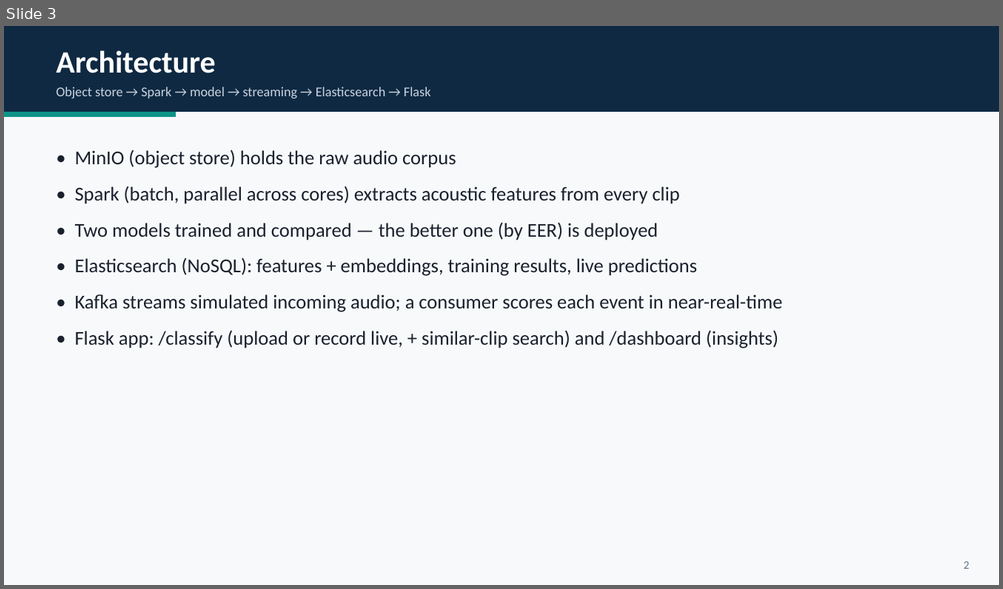
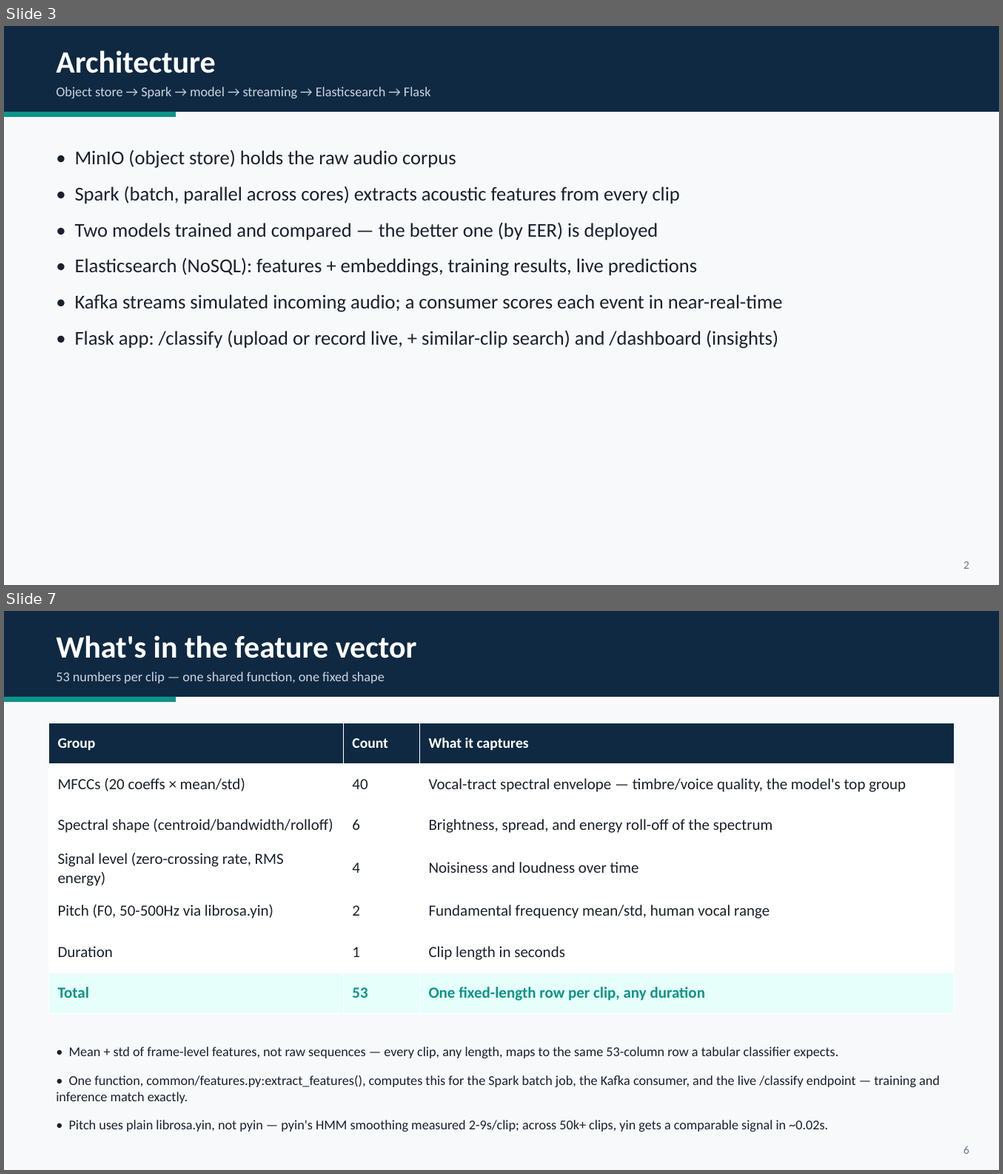
Before and after one commit to HadarBaum/asvspoof-voice-ai, a slide deck: docs/slides/slides.pptx. Shown one above the other, each under a label of ours: slide 3 before the commit, slides 3 and 7 after it; the slides between them are not shown. The pictures are 1003x589 and 1003x1174 pixels, drawn with LibreOffice and Linux fonts; fonts in the diff are those of the drawing. Boxes give left, top, right and bottom in pixels: in the first picture for what was removed or moved away, otherwise in the second. Text is boxed around its words. In the diff, an @@ line names an element or a change of style, - is before the commit and + after.

```diff
--- a/docs/slides/slides.pptx
+++ b/docs/slides/slides.pptx
@@ slide 7 added at (4, 611, 999, 1170), background #F7F9FB @@
@@ rectangle added at (4, 611, 999, 697), fill #0F2942 @@
@@ text added at (56, 635, 417, 658), 30 pt, text #FFFFFF, bold @@
+What's in the feature vector
@@ text added at (56, 672, 384, 684), 13 pt, text #CBD5E1 @@
+53 numbers per clip — one shared function, one fixed shape
@@ rectangle added at (4, 697, 176, 702), fill #0D9488 @@
@@ table added at (48, 723, 954, 1010), 7 rows, 3 columns @@
+Group | Count | What it captures
+MFCCs (20 coeffs × mean/std) | 40 | Vocal-tract spectral envelope — timbre/voice quality, the model's top group
+Spectral shape (centroid/bandwidth/rolloff) | 6 | Brightness, spread, and energy roll-off of the spectrum
+Signal level (zero-crossing rate, RMS energy) | 4 | Noisiness and loudness over time
+Pitch (F0, 50-500Hz via librosa.yin) | 2 | Fundamental frequency mean/std, human vocal range
+Duration | 1 | Clip length in seconds
+Total | 53 | One fixed-length row per clip, any duration
@@ text added at (56, 1047, 939, 1132), 13 pt, text #1A202C @@
+• Mean + std of frame-level features, not raw sequences — every clip, any length, maps to the same 53-column row a tabular classifier expects.
+• One function, common/features.py:extract_features(), computes this for the Spark batch job, the Kafka consumer, and the live /classify endpoint — training and inference match exactly.
+• Pitch uses plain librosa.yin, not pyin — pyin's HMM smoothing measured 2-9s/clip; across 50k+ clips, yin gets a comparable signal in ~0.02s.
@@ text added at (963, 1146, 969, 1154), 11 pt, text #64748B @@
+6
```
Also in this commit, not shown: 10 slides changed, 5 other slides added, 1 other file.
